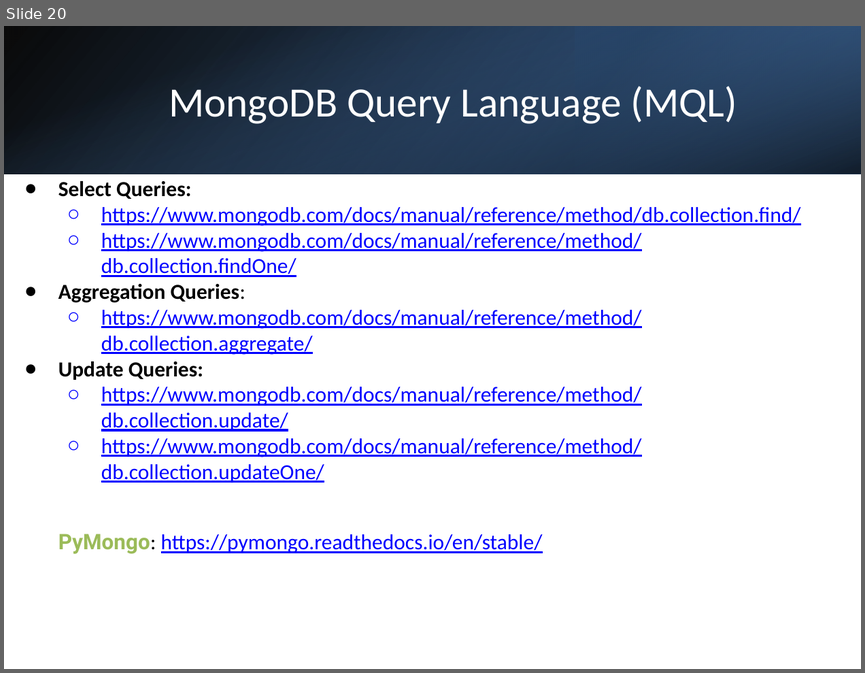
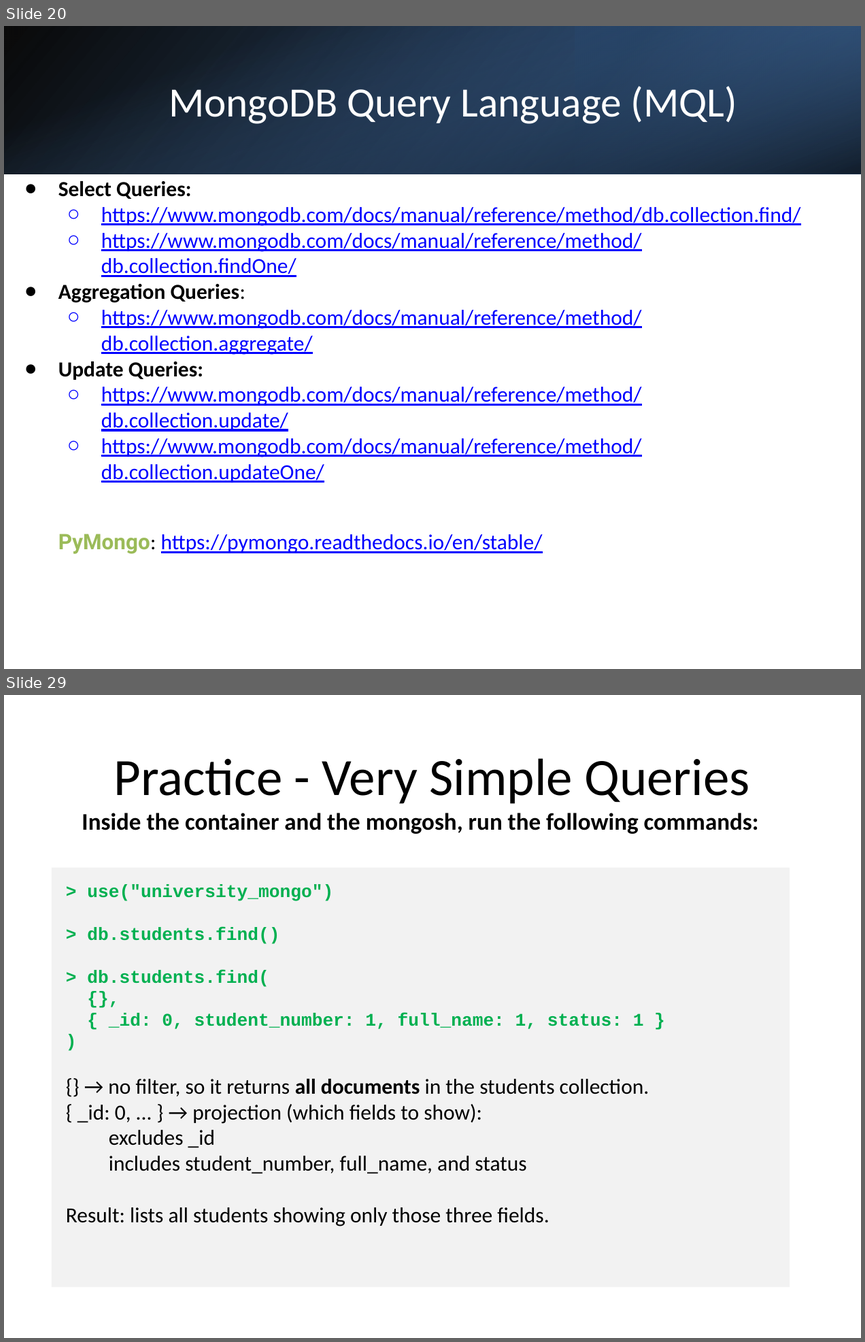
Before and after one commit to tgvp/Data-Eng, a slide deck: rsc/4-NoSQL.pptx. Shown one above the other, each under a label of ours: slide 20 before the commit, slides 20 and 29 after it; the slides between them are not shown. The pictures are 865x673 and 865x1342 pixels, drawn with LibreOffice and Linux fonts; fonts in the diff are those of the drawing. Boxes give left, top, right and bottom in pixels: in the first picture for what was removed or moved away, otherwise in the second. Text is boxed around its words. In the diff, an @@ line names an element or a change of style, - is before the commit and + after.

```diff
--- a/rsc/4-NoSQL.pptx
+++ b/rsc/4-NoSQL.pptx
@@ slide 29 added at [4,695,861,1338], background #FFFFFF @@
@@ title added at [113,758,750,804], 44 pt, text #000000 @@
+Practice - Very Simple Queries
@@ text added at [82,813,759,834], 20 pt, text #000000, bold @@
+Inside the container and the mongosh, run the following commands:
@@ rectangle added at [52,867,789,1286], fill #F2F2F2, 18 pt, text #000000 @@
+> use("university_mongo")
+> db.students.find()
+> db.students.find(
+{},
+{ _id: 0, student_number: 1, full_name: 1, status: 1 }
+)
+{} → no filter, so it returns all documents in the students collection.
+{ _id: 0, ... } → projection (which fields to show):
+  excludes _id
+  includes student_number, full_name, and status
+Result: lists all students showing only those three fields.
```
Also in this commit, not shown: 13 other slides added.
